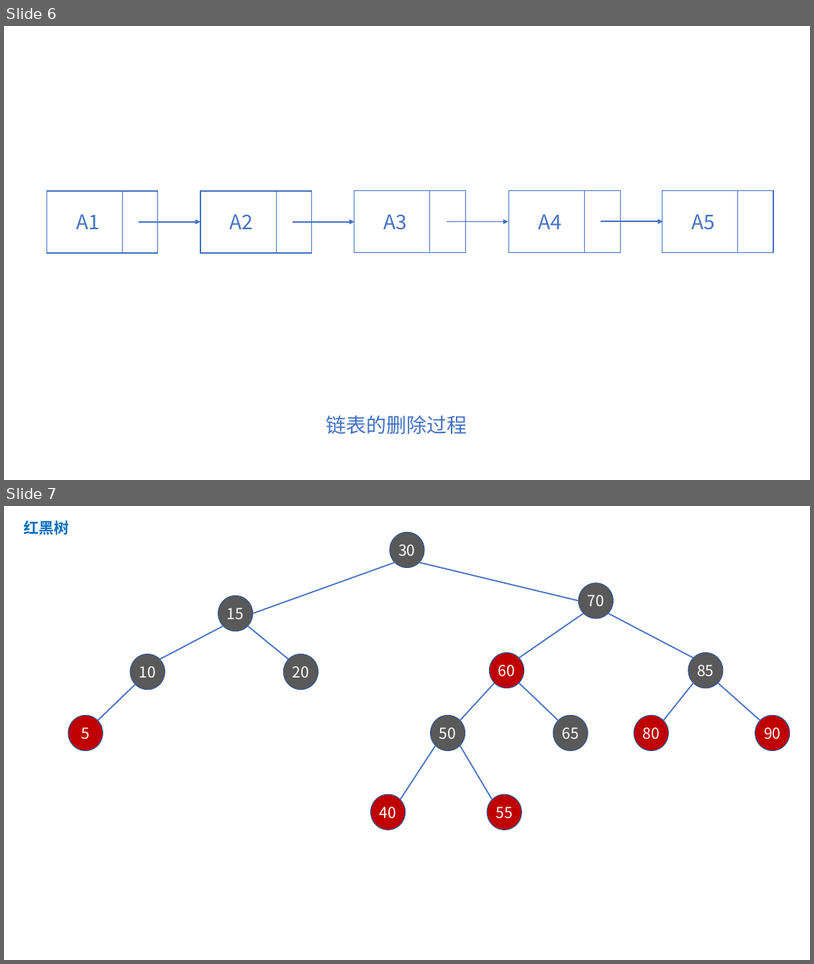
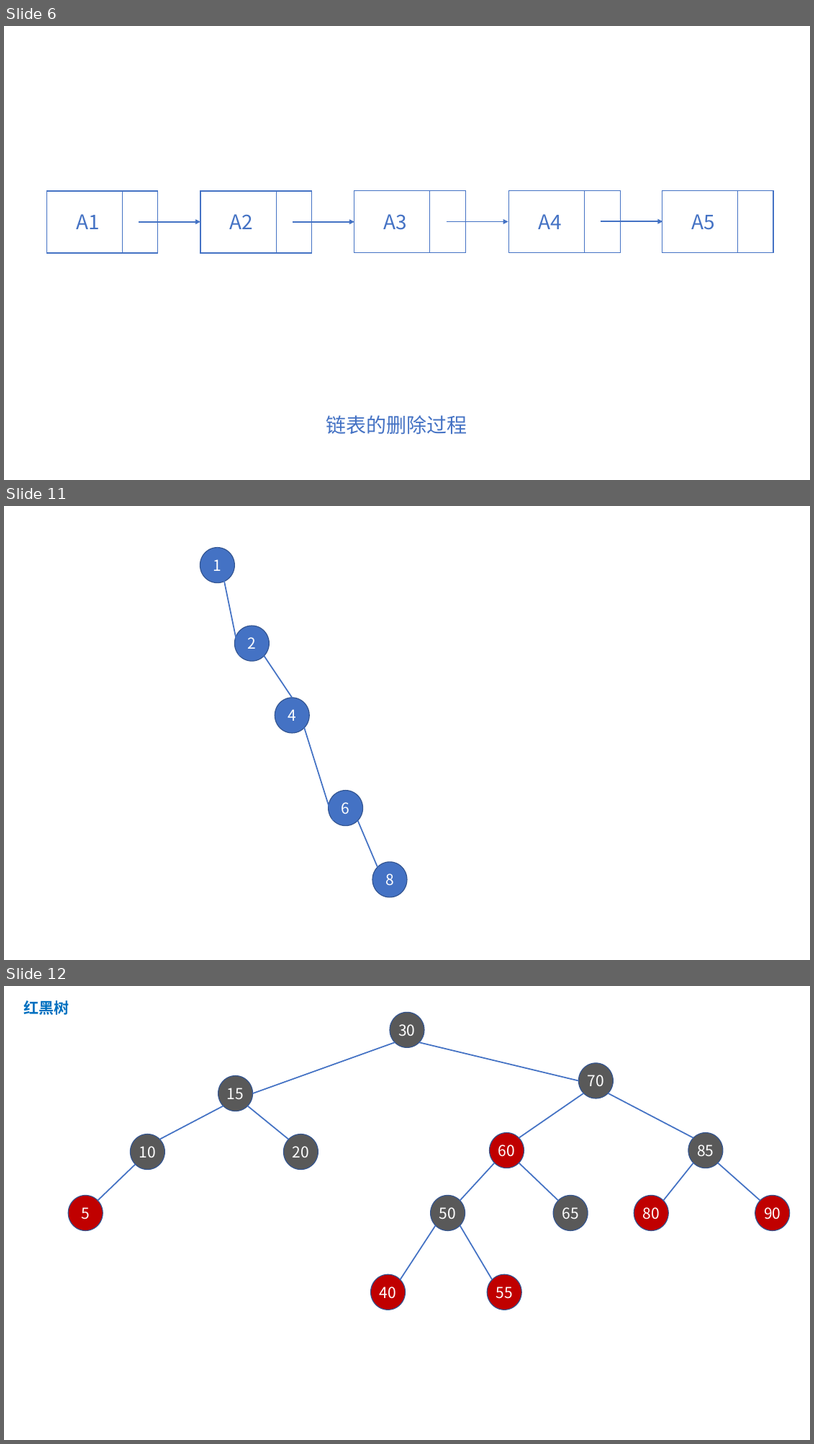
Before and after one commit to online-books/Data-Structures-and-Algorithm-Analysis-in-TS, a slide deck: Assets/visualization.pptx. Shown one above the other, each under a label of ours: slides 6 and 7 before the commit, slides 6, 11 and 12 after it; the slides between them are not shown. The pictures are 814x964 and 814x1444 pixels, drawn with LibreOffice and Linux fonts; fonts in the diff are those of the drawing. Boxes give left, top, right and bottom in pixels: in the first picture for what was removed or moved away, otherwise in the second. Text is boxed around its words. In the diff, an @@ line names an element or a change of style, - is before the commit and + after.

```diff
--- a/Assets/visualization.pptx
+++ b/Assets/visualization.pptx
@@ slide 11 added at <box>4,506,810,960</box>, background #FFFFFF @@
@@ ellipse added at <box>200,548,234,583</box>, fill #4472C4, outline #325491 1 pt, 18 pt, text #FFFFFF @@
+1
@@ line added from (240, 656) to (218, 548), #4472C4 1.5 pt @@
@@ ellipse added at <box>234,626,269,661</box>, fill #4472C4, outline #325491 1 pt, 18 pt, text #FFFFFF @@
+2
@@ line added from (264, 656) to (293, 698), #4472C4 1.5 pt @@
@@ ellipse added at <box>275,698,309,733</box>, fill #4472C4, outline #325491 1 pt, 18 pt, text #FFFFFF @@
+4
@@ line added from (334, 821) to (305, 728), #4472C4 1.5 pt @@
@@ ellipse added at <box>328,790,363,826</box>, fill #4472C4, outline #325491 1 pt, 18 pt, text #FFFFFF @@
+6
@@ line added from (358, 821) to (378, 867), #4472C4 1.5 pt @@
@@ ellipse added at <box>373,862,407,897</box>, fill #4472C4, outline #325491 1 pt, 18 pt, text #FFFFFF @@
+8
@@ what was slide 7 is now slide 12 @@
```
Also in this commit, not shown: 4 other slides added, 20 other files.
